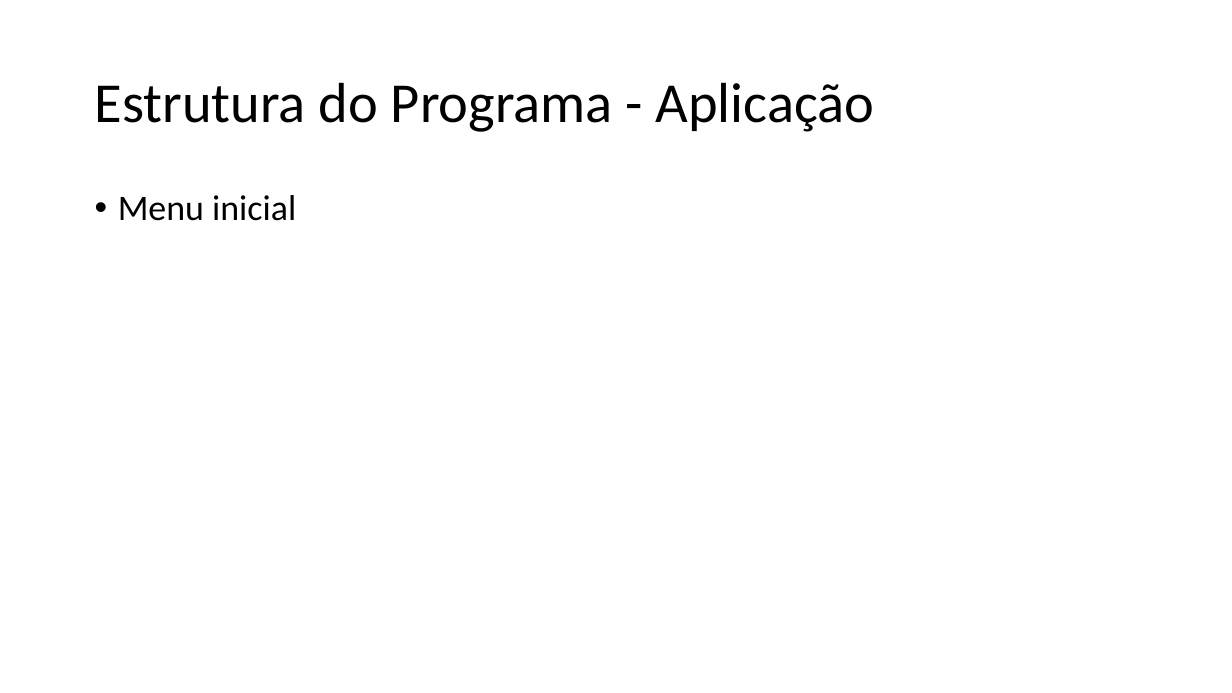
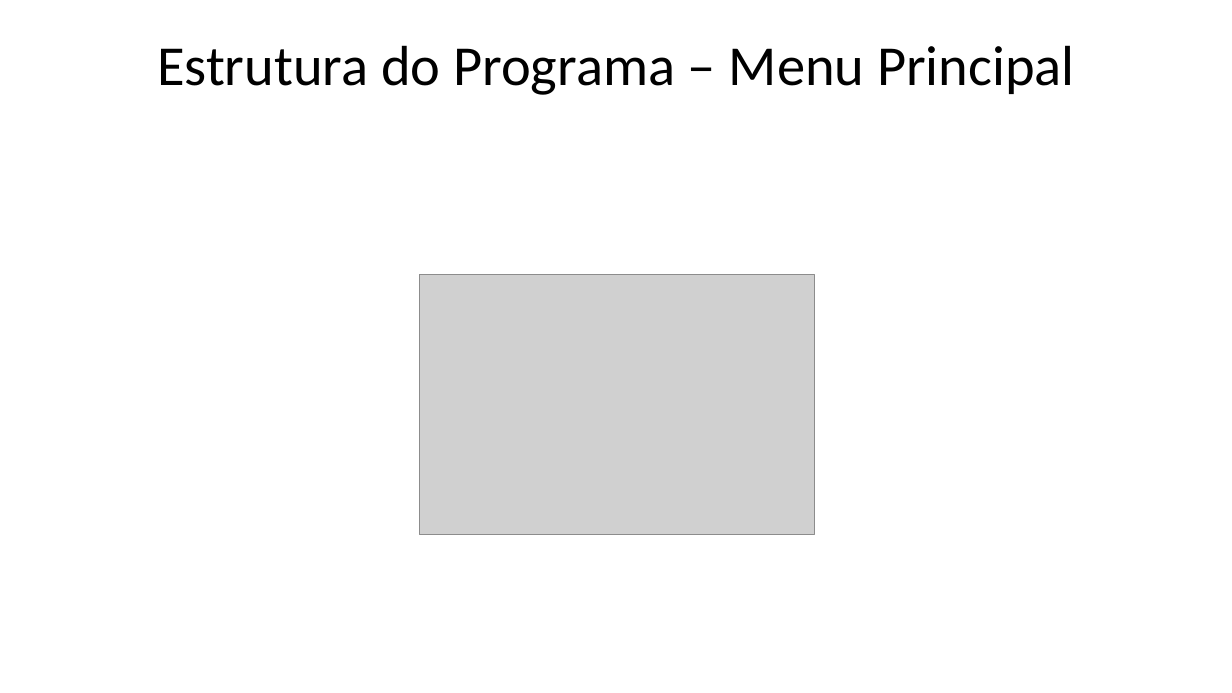
Before and after one commit to xQsme/RLP_Qt, a slide deck: slide 16 of powerpoint_defesa.pptx. Drawn at 1232x693 pixels with LibreOffice and Linux fonts; fonts in the diff are those of the drawing; grey boxes stand for pictures. Boxes give left, top, right and bottom in pixels: in the first picture for what was removed or moved away, otherwise in the second. Text is boxed around its words. In the diff, an @@ line names an element or a change of style, - is before the commit and + after.

Commit message:
ppt updates

```diff
--- a/powerpoint_defesa.pptx
+++ b/powerpoint_defesa.pptx
@@ title at (157,45,1075,95): text changed @@
-Estrutura do Programa - Aplicação
+Estrutura do Programa – Menu Principal
@@ text removed at (118,195,296,221) @@
-• Menu inicial
@@ picture added at (420,274,815,535) @@
```
Also in this commit, not shown: 5 slides added, 1 slide removed.
